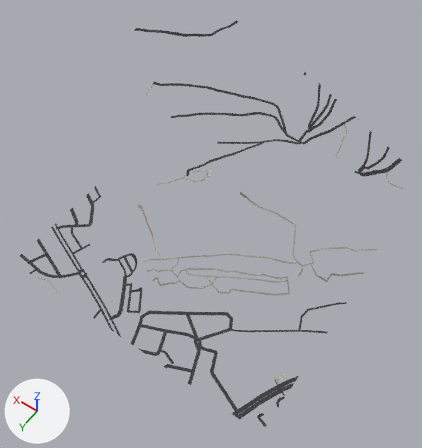
The glTF model gibraltar/data/build/tiles/T_E0_N3/roads.glb, before and after one commit.
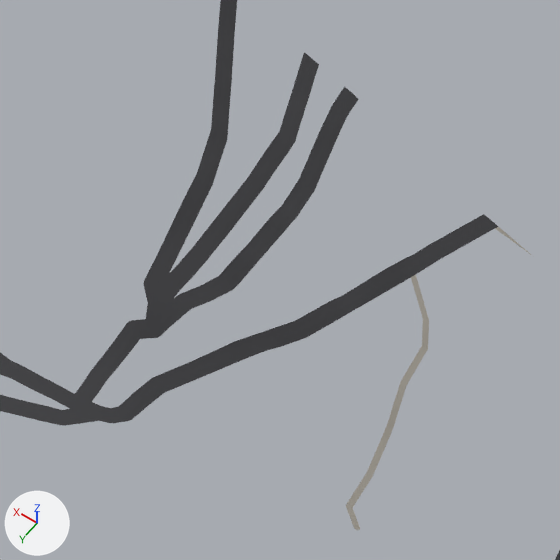
Each version appears first whole from a 50 mm lens placed at (-102.0, 763.0, 827.0), pointed at (232.0, 295.0, 93.0), and next in a close-up on the part from 68% to 86% of the width and 19% to 36% of the height. Every picture has the same lights, and +X, +Y and +Z are marked at lower left. The first two pictures are the older version. Vertices at exactly the same position are counted once.

Names of what the first close-up shows: 'T_E0_N3_roads'.
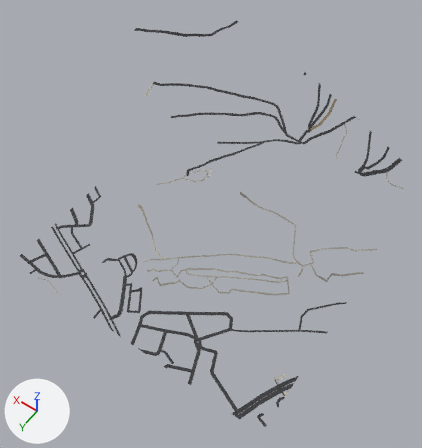
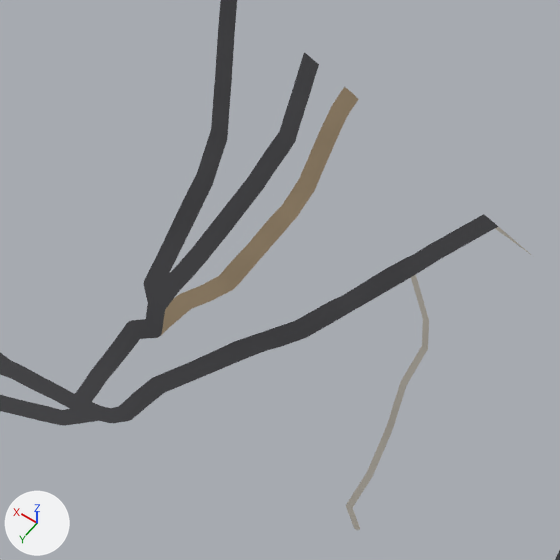
What differs and where, as boxes (x1, y1, x2, y2) in the close-ups (560 x 560 px):
part 1 of me_t_e0_n3_roads, reshaped
    after: (0, 298, 180, 423)
part 2 of me_t_e0_n3_roads, recoloured
    both: (169, 87, 359, 327)

Diff of the bpy script that builds the scene:
```diff
--- a/gibraltar/data/build/tiles/T_E0_N3/roads.glb.py
+++ b/gibraltar/data/build/tiles/T_E0_N3/roads.glb.py
@@ me_t_e0_n3_roads @@
 # used by ob_t_e0_n3_roads; location = (0.0, 0.0, 0.0)
-me_t_e0_n3_roads.from_pydata(...)  # 7823 vertices, 8808 faces; spans x 0.0..500.0, y 0.0..500.0, z 1.0..258.0
+me_t_e0_n3_roads.from_pydata(...)  # 7983 vertices, 9073 faces; spans x 0.0..500.0, y 0.0..500.0, z 1.0..258.0
+# me_t_e0_n3_roads part 1: 4 vertices moved within x 214.0..217.0, y 117.0..119.0, z 175.0..176.0; 65 vertices added at x 77.0..212.0, y 70.0..127.0, z 122.0..174.0
+# me_t_e0_n3_roads part 2: 176 kept faces spanning x 170.0..430.0, y 0.0..204.0, z 168.0..207.0 get new vertex colours
+# other edits to the shape of me_t_e0_n3_roads do not show in these pictures
 me_t_e0_n3_roads.materials.append(mat_m_road)
```
